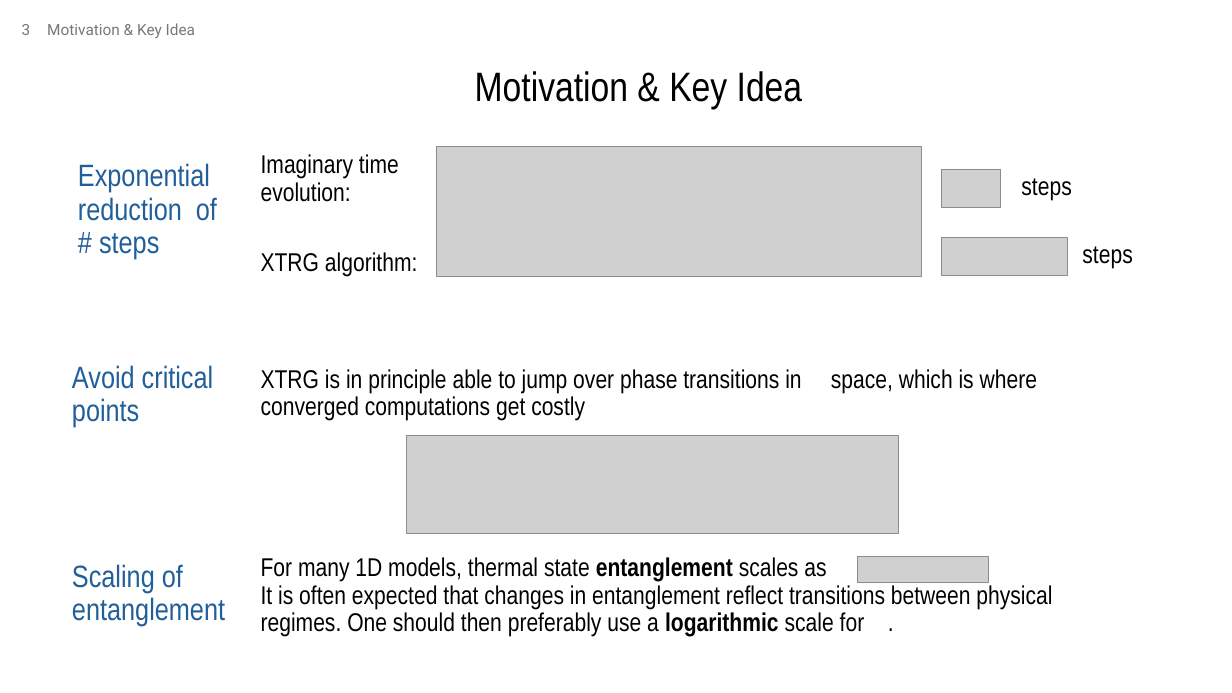
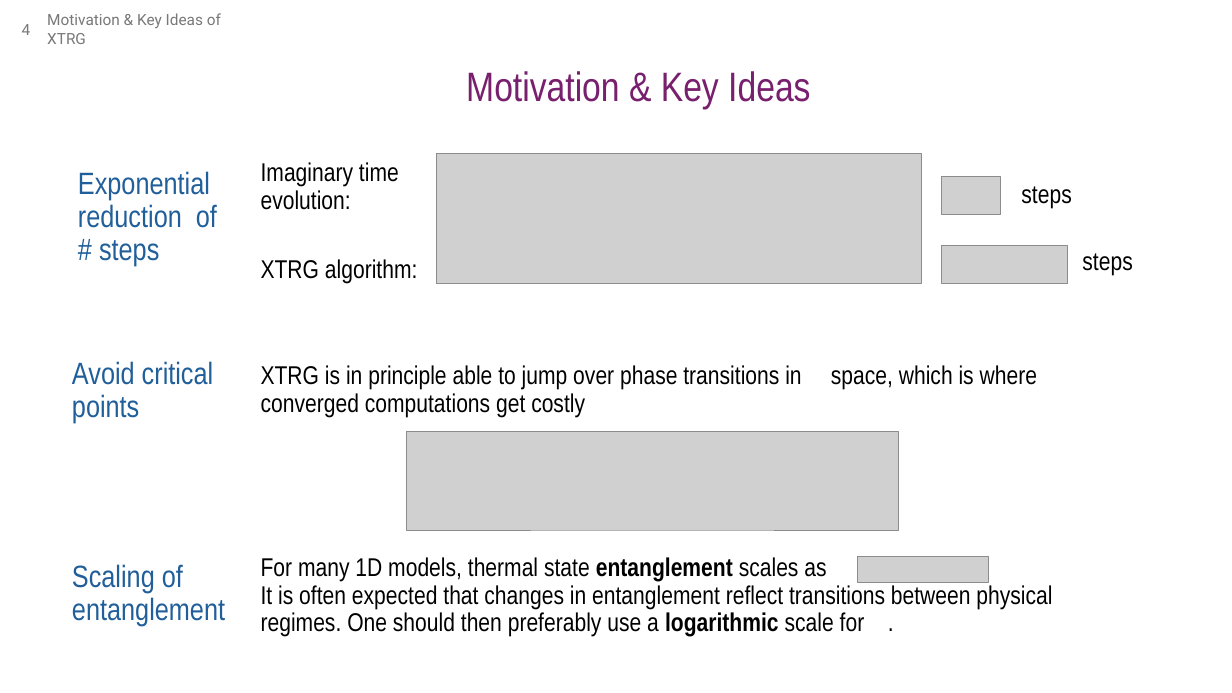
Before and after one commit to MrHighsenberg/XTRG-Algorithm, a slide deck: slide 4 of presentation/Term_Project_XTRG_Presentation.pptx (slide 3 before the commit). Drawn at 1232x693 pixels with LibreOffice and Linux fonts; fonts in the diff are those of the drawing; grey boxes stand for pictures; background and template pictures are left out. Boxes give left, top, right and bottom in pixels: in the first picture for what was removed or moved away, otherwise in the second. Text is boxed around its words. In the diff, an @@ line names an element or a change of style, - is before the commit and + after.

```diff
--- a/presentation/Term_Project_XTRG_Presentation.pptx
+++ b/presentation/Term_Project_XTRG_Presentation.pptx
@@ page number at (x1=22, y1=24, x2=31, y2=35): text changed @@
-3
+4
@@ text at (x1=47, y1=13, x2=221, y2=44): text changed @@
-Motivation & Key Idea
+Motivation & Key Ideas of XTRG
@@ text at (x1=466, y1=71, x2=810, y2=109): text changed; text colour #000000 to #78206E @@
-Motivation & Key Idea
+Motivation & Key Ideas
@@ 2 pictures, 2 texts moved together from (x1=78, y1=146, x2=1071, y2=275) to (x1=78, y1=154, x2=1071, y2=284) @@
@@ 3 texts, 1 picture moved together from (x1=261, y1=154, x2=1132, y2=277) to (x1=261, y1=162, x2=1132, y2=284) @@
@@ text "Avoid critical points" moved from (x1=72, y1=365, x2=214, y2=427) to (x1=72, y1=361, x2=214, y2=424) @@
@@ text "XTRG is in principle able ..." moved from (x1=261, y1=369, x2=1037, y2=394) to (x1=261, y1=365, x2=1037, y2=390) @@
```
Also in this commit, not shown: 22 other slides changed, 5 slides added, 2 slides removed, 7 other files.
